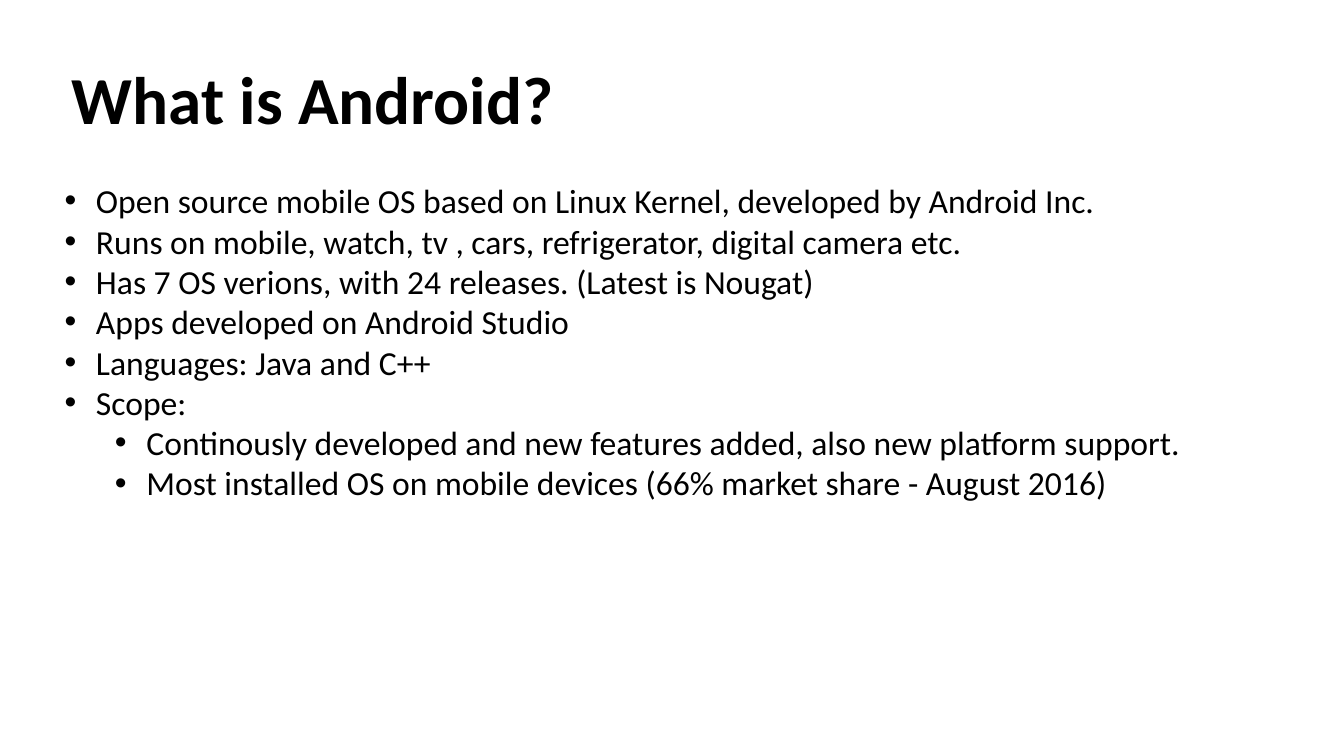
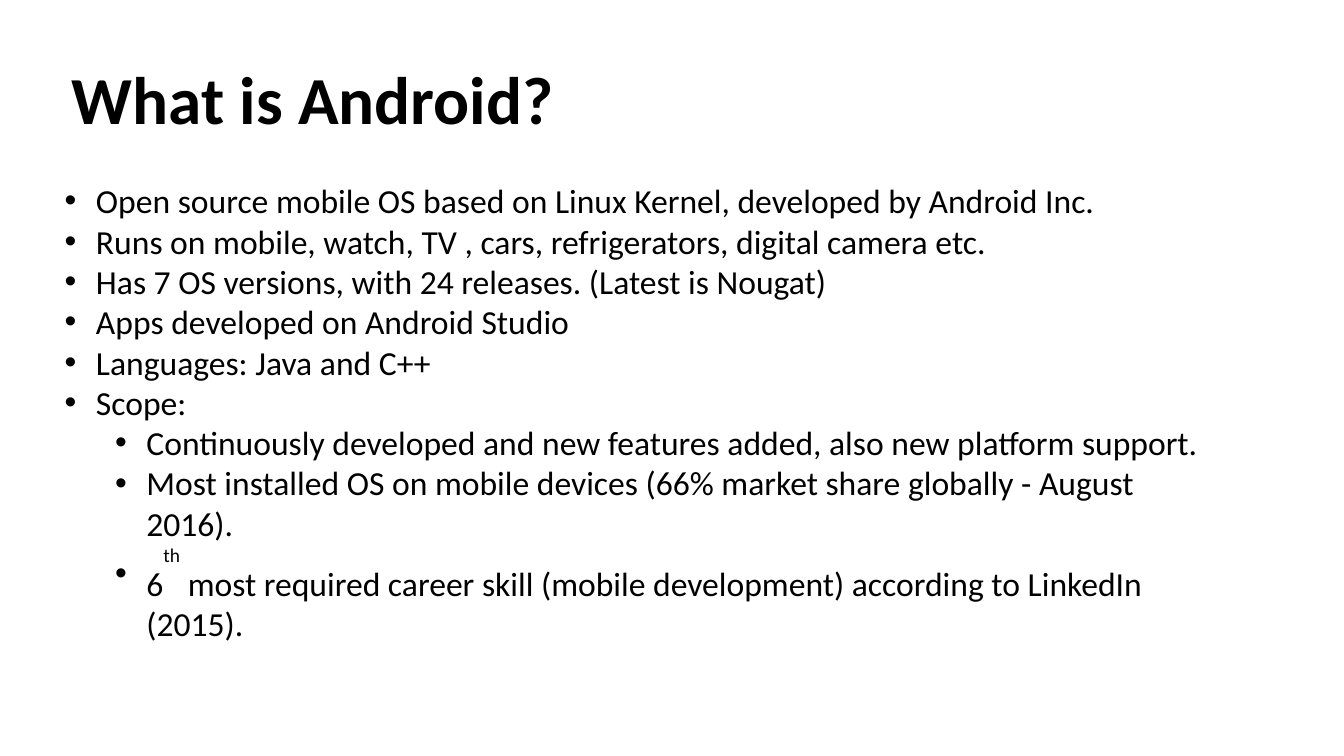
Before and after one commit to talhahasanzia/Android-Workshop, a slide deck: slide 2 of Presentation.pptx. Drawn at 1344x756 pixels with LibreOffice and Linux fonts; fonts in the diff are those of the drawing. Boxes give left, top, right and bottom in pixels: in the first picture for what was removed or moved away, otherwise in the second. Text is boxed around its words. In the diff, an @@ line names an element or a change of style, - is before the commit and + after.

Commit message:
Update 1

```diff
--- a/Presentation.pptx
+++ b/Presentation.pptx
@@ text at (96, 230, 985, 300): text changed @@
-• Runs on mobile, watch, tv , cars, refrigerator, digital camera etc.
-• Has 7 OS verions, with 24 releases. (Latest is Nougat)
+• Runs on mobile, watch, TV , cars, refrigerators, digital camera etc.
+• Has 7 OS versions, with 24 releases. (Latest is Nougat)
@@ text at (146, 431, 1197, 641): text changed @@
-  • Continously developed and new features added, also new platform support.
-  • Most installed OS on mobile devices (66% market share - August 2016)
+  • Continuously developed and new features added, also new platform support.
+  • Most installed OS on mobile devices (66% market share globally - August 2016).
+  • 6th most required career skill (mobile development) according to LinkedIn (2015).
```
Also in this commit, not shown: 3 other slides changed, 3 slides added.
